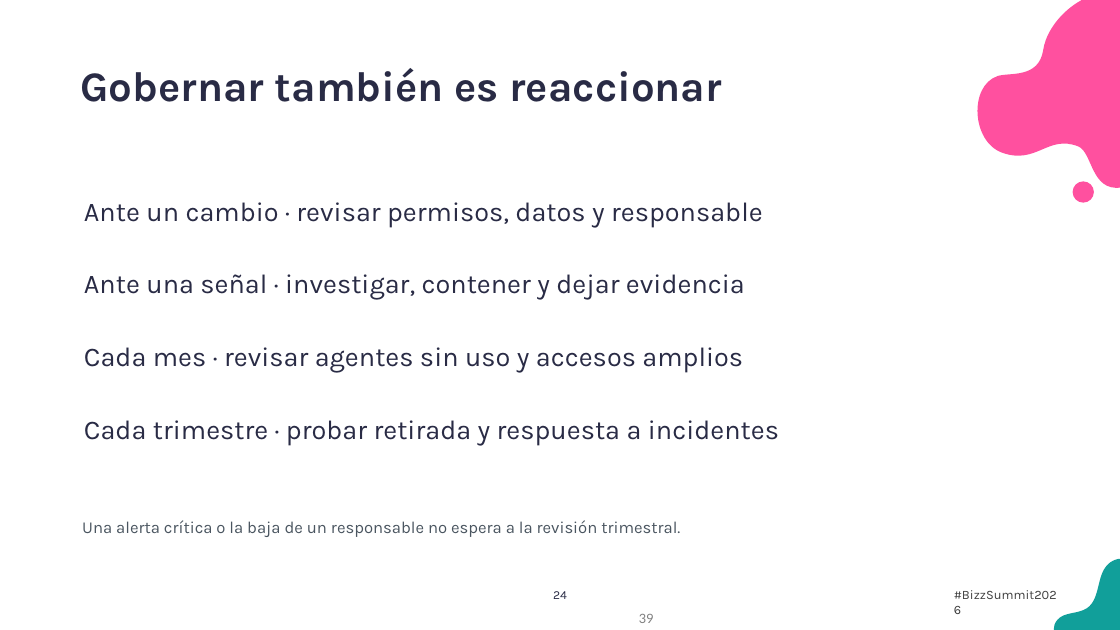
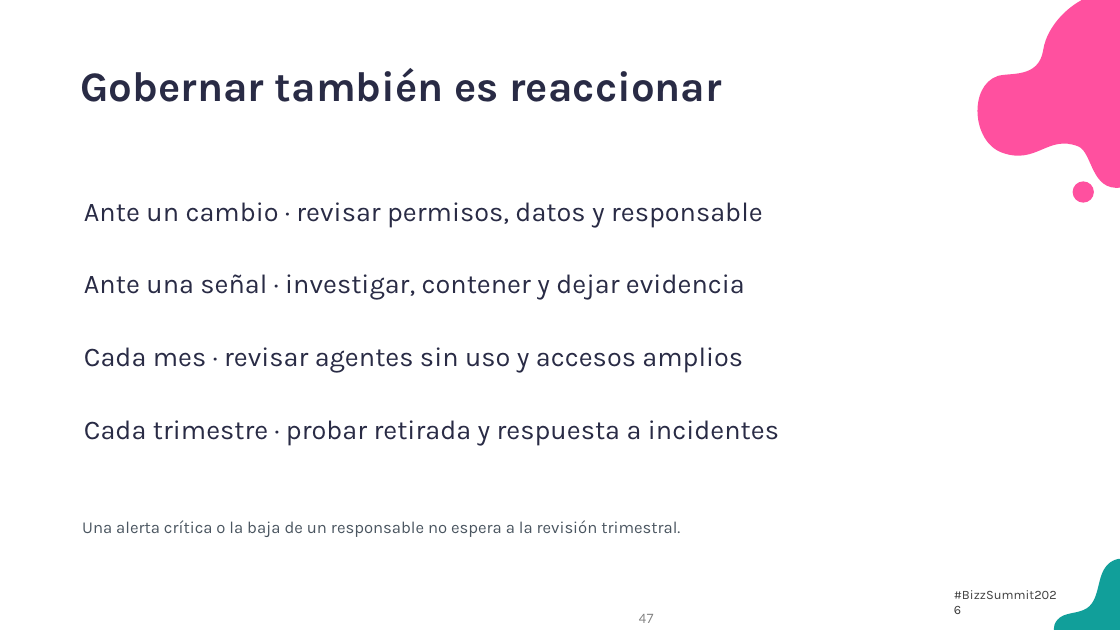
Before and after one commit to antoniosql/materiales-sesiones, a slide deck: slide 47 of BizzSummit/2026/01_trabajo/BizzSummit2026_De_la_jungla_al_control_plane.pptx (slide 39 before the commit). Drawn at 1120x630 pixels with LibreOffice and Linux fonts; fonts in the diff are those of the drawing; background and template pictures are left out. Boxes give left, top, right and bottom in pixels: in the first picture for what was removed or moved away, otherwise in the second. Text is boxed around its words. In the diff, an @@ line names an element or a change of style, - is before the commit and + after.

```diff
--- a/BizzSummit/2026/01_trabajo/BizzSummit2026_De_la_jungla_al_control_plane.pptx
+++ b/BizzSummit/2026/01_trabajo/BizzSummit2026_De_la_jungla_al_control_plane.pptx
@@ text removed at <box>553,591,567,599</box> @@
-24
@@ page number at <box>639,614,654,623</box>: text changed @@
-39
+47
```
Also in this commit, not shown: 10 other slides changed, 9 slides added, 1 slide removed, 25 other files.
